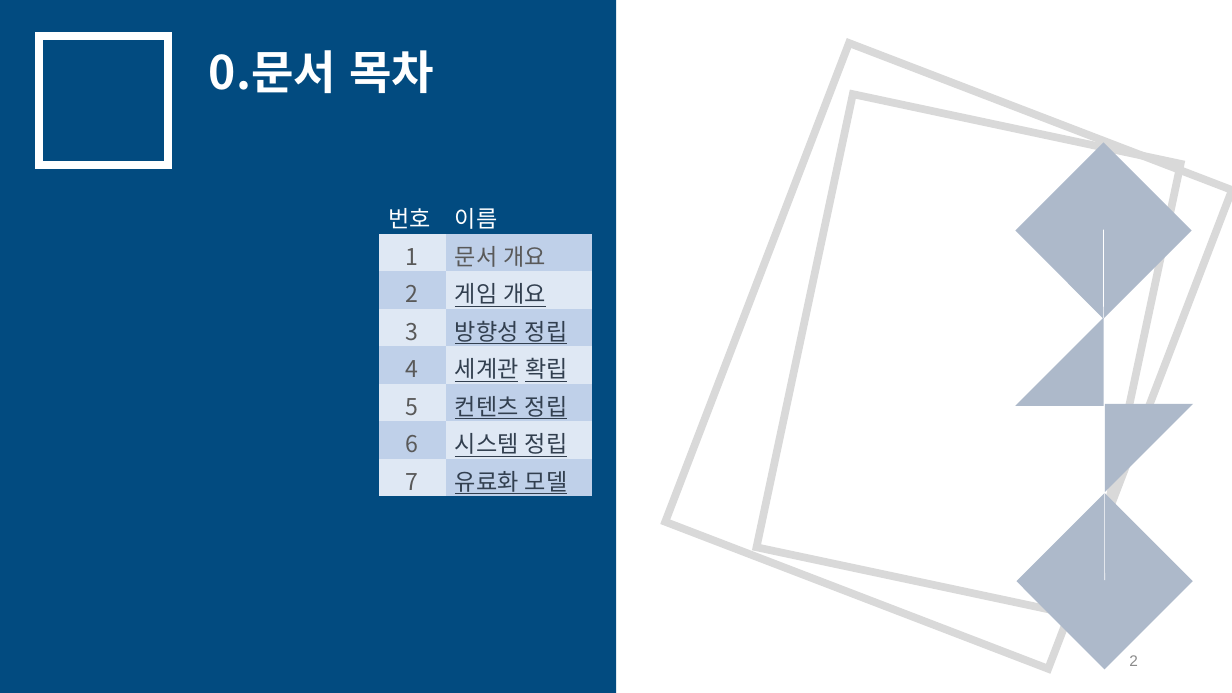
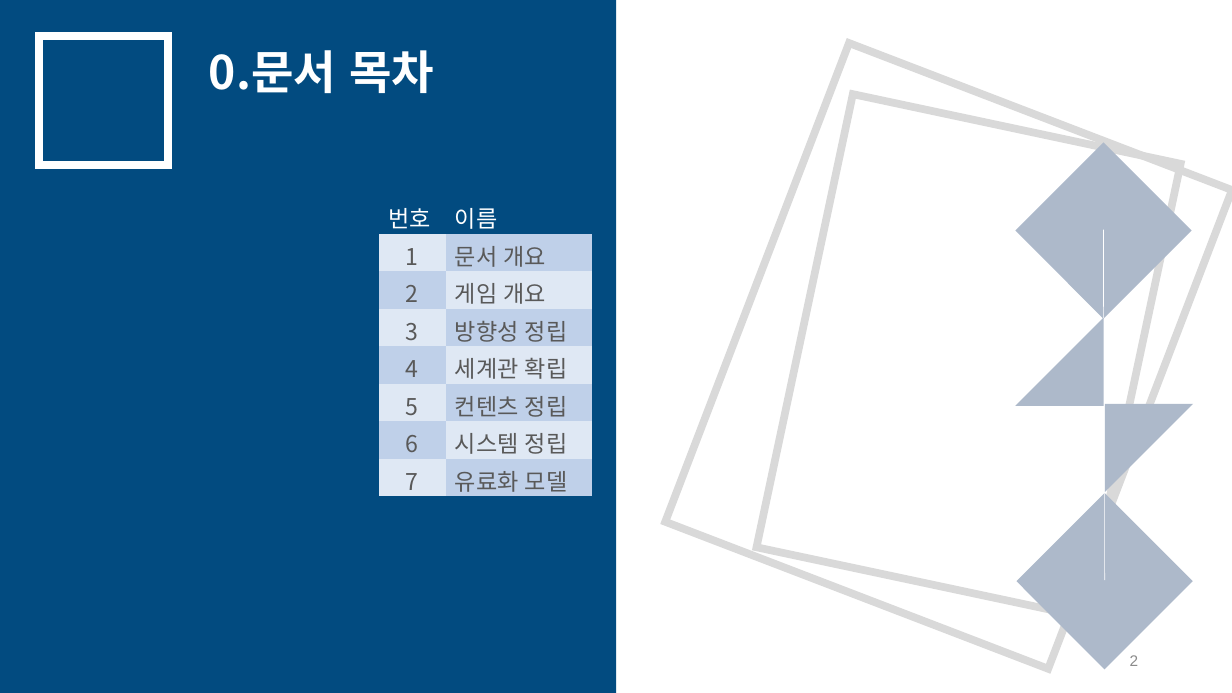
Before and after one commit to yjk0401/unityenginebasic_9th, a slide deck: slide 2 of 기획/메인 기획서.pptx. Drawn at 1232x693 pixels with LibreOffice and Linux fonts; fonts in the diff are those of the drawing. Boxes give left, top, right and bottom in pixels: in the first picture for what was removed or moved away, otherwise in the second. Text is boxed around its words. In the diff, an @@ line names an element or a change of style, - is before the commit and + after.

```diff
--- a/기획/메인 기획서.pptx
+++ b/기획/메인 기획서.pptx
@@ table at (379, 197, 592, 496) @@
@@ text colour #323F4F to #595959, underline off in "게임 개요", "방향성 정립", "세계관 확립", "컨텐츠 정립" and 2 more places @@
```
Also in this commit, not shown: 11 other slides changed, 3 slides added, 3 other files.
